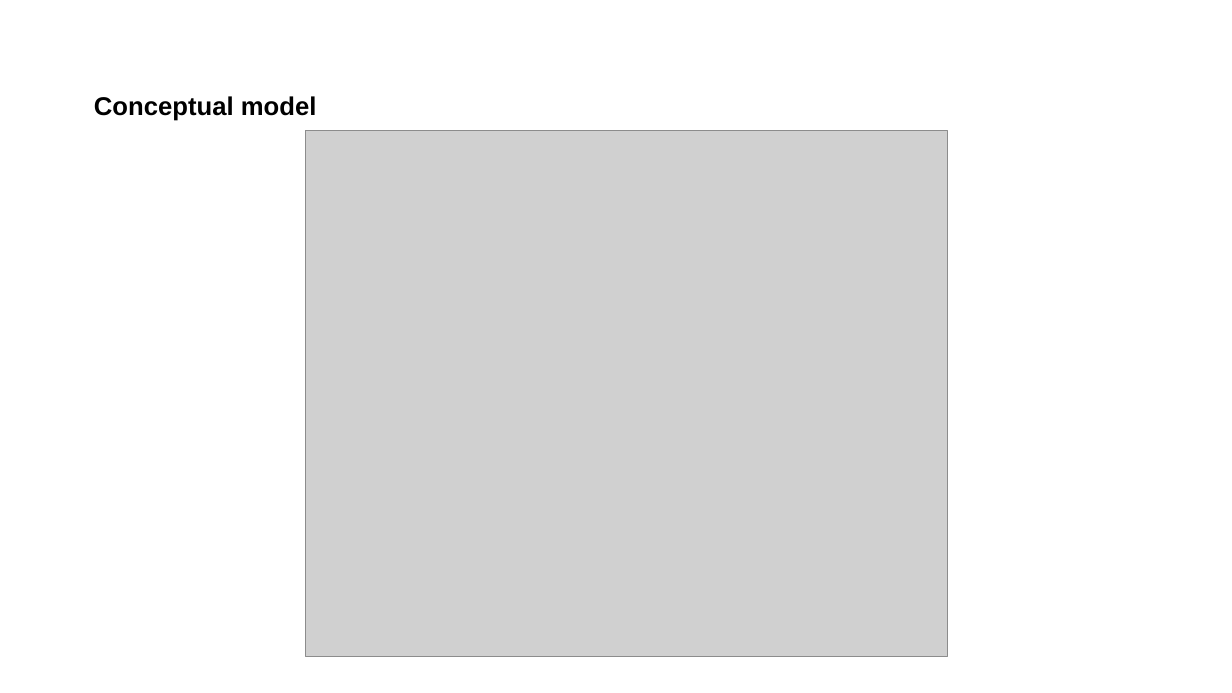
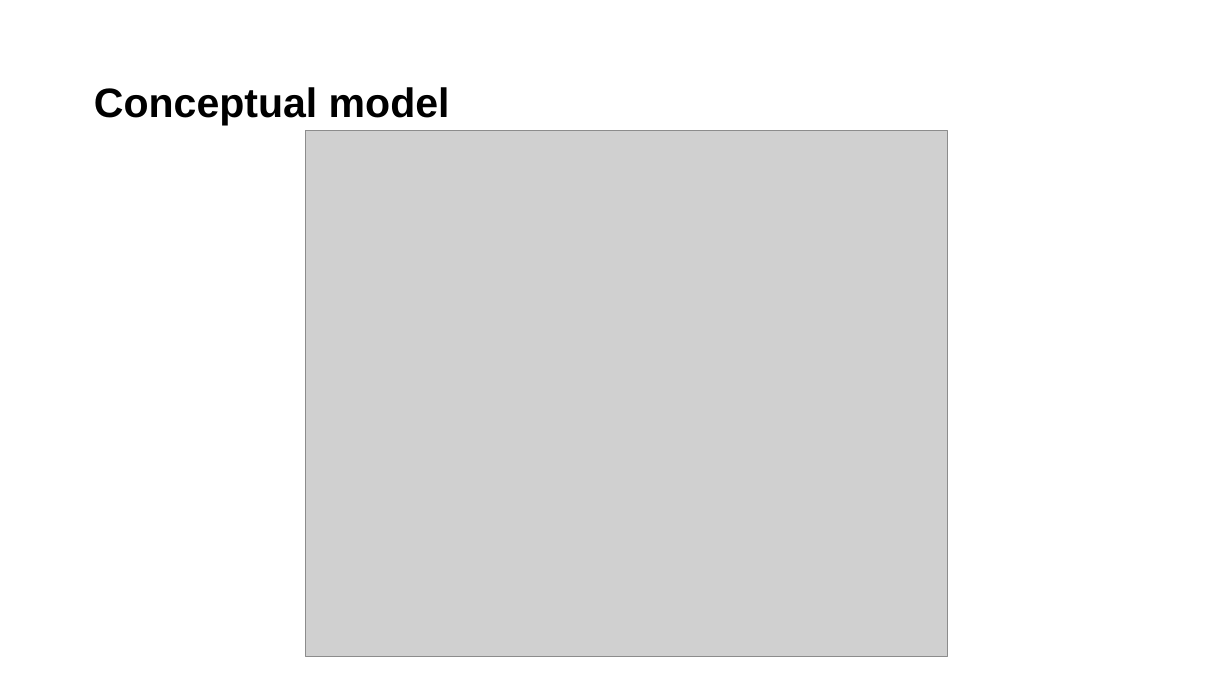
Before and after one commit to priscia99/databases-2-project, a slide deck: slide 8 of Deliverables/Report/Report.pptx. Drawn at 1232x693 pixels with LibreOffice and Linux fonts; fonts in the diff are those of the drawing; grey boxes stand for pictures. Boxes give left, top, right and bottom in pixels: in the first picture for what was removed or moved away, otherwise in the second. Text is boxed around its words. In the diff, an @@ line names an element or a change of style, - is before the commit and + after.

```diff
--- a/Deliverables/Report/Report.pptx
+++ b/Deliverables/Report/Report.pptx
@@ text "Conceptual model" at box(94, 87, 450, 125): size 20 to 32 pt; indent changed; line spacing 1.07 to 0.9 @@
```
Also in this commit, not shown: 28 other slides changed, 6 other files.
